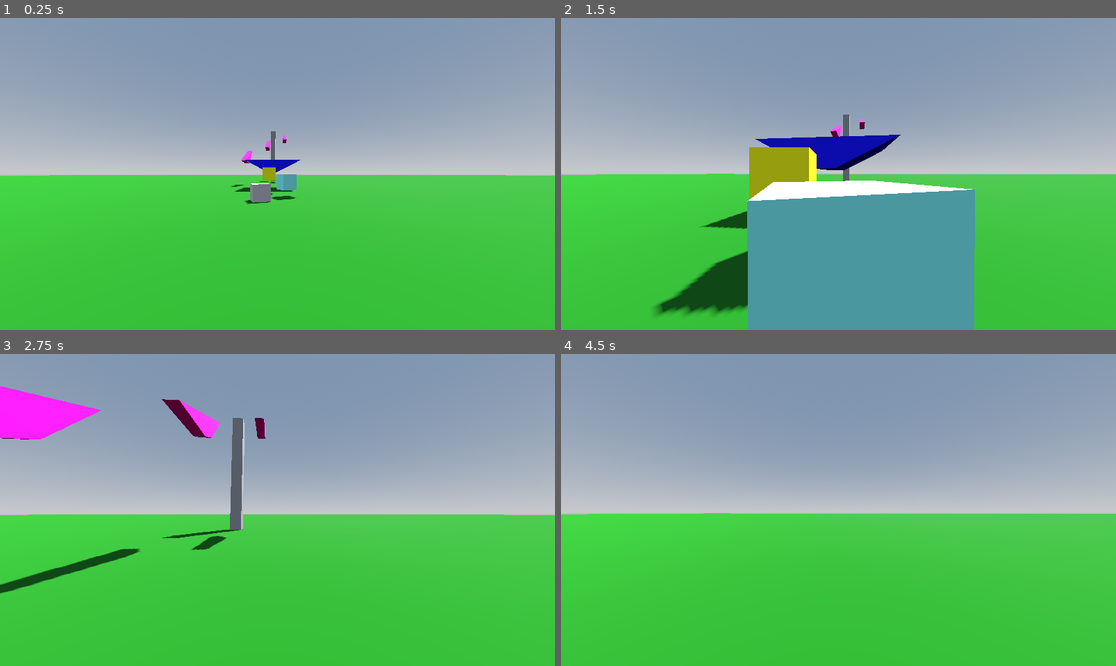
Above: before the commit, frames 1-4 (two rows, left to right).
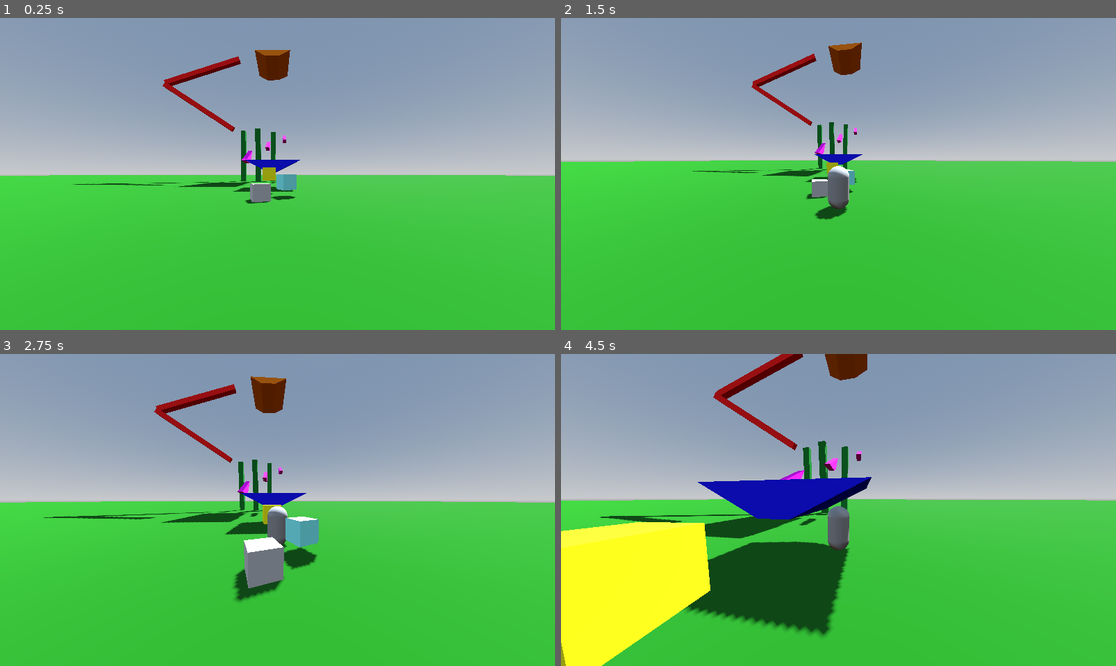
Above: after the commit, the same moments.

Repository: TaylorC6/game-design-II
Game: Godot game, scene res://Practice/scene_3d.tscn
Same seed, same stepped clock (60 frames per second), same inputs: the game is played once before the commit and once after it. The project has no main scene, so this scene is started directly.
Inputs (mouse positions are in pixels of both pictures, inside the frame that each line leads up to):
- Up to frame 1 (0.25 s): no input
- Up to frame 2 (1.5 s): tap Enter (ui_accept) at 0.5, 0.77 s; move the mouse to (866, 174) at 0.52 s; hold Shift (sprint) 0.53-1.28 s; hold Up (ui_up) from 0.53 s (still down); tap V (change_camera) at 0.6 s; move the mouse to (810, 174) at 1.27 s; tap Shift (sprint) at 1.35 s
- Up to frame 3 (2.75 s): keep holding Up (ui_up); tap Enter (ui_accept) at 1.52 s; tap V (change_camera) at 1.55, 2.1 s; move the mouse to (288, 503) at 2.02 s; hold Shift (sprint) from 2.03 s (still down)
- Up to frame 4 (4.5 s): keep holding Up (ui_up); move the mouse to (832, 516) at 2.77 s; release Shift (sprint) at 2.78 s; tap Shift (sprint) at 2.85, 4.35 s; tap Enter (ui_accept) at 3.02, 3.77 s; tap V (change_camera) at 3.05, 3.6 s; move the mouse to (877, 513) at 3.52 s; hold Shift (sprint) 3.53-4.28 s; move the mouse to (794, 506) at 4.27 s

The runs differ from the first frame. In frame 1, 1.8% of the frame differs, in the area x 13-54%, y 10-60%; in frame 2, 29%, in the area x 0-100%, y 7-100%; in frame 3, 13%; in frame 4, 26%.

Commit message:
3rd person

Diff:
--- a/Practice/player_3d.gd
+++ b/Practice/player_3d.gd
@@ -1,13 +1,21 @@
 extends CharacterBody3D
 
+const WALK_SPEED = 5.0
+const SPRINT_SPEED = 7.5
+var speed = WALK_SPEED
+const JUMP_VELOCITY = 4.5
 
-var speed = 5.0
-const JUMP_VELOCITY = 4.5
+
+var FOV_CHANGE = 1.0
 
 const CAM_SENSITIVITY = 0.03
 @onready var camera = $Head/Camera3D
+@onready var camera_arm = $SpringArm3D
+@onready var camera_pos = camera.position
+@onready var BASE_FOV = camera.fov
 
 var first_person = true
+
 
 const BOB_FREQ = 2.7
 const BOB_AMP = 0.06
@@ -24,6 +32,10 @@
 			self.rotate_y(-event.relative.x * (CAM_SENSITIVITY / 15.0))
 			camera.rotate_x(-event.relative.y * (CAM_SENSITIVITY / 15.0))
 			camera.rotation.x = clamp(camera.rotation.x, deg_to_rad(-40), deg_to_rad(60))
+		else:
+			self.rotate_y(-event.relative.x * (CAM_SENSITIVITY / 15.0))
+			camera_arm.rotate_x(-event.relative.y * (CAM_SENSITIVITY / 15.0))
+			camera_arm.rotation.x = clamp(camera_arm.rotation.x, deg_to_rad(-75), deg_to_rad(75))
 
 func _physics_process(delta: float) -> void:
 	if Input.is_action_just_pressed("ui_cancel"):
@@ -31,6 +43,17 @@
 			Input.set_mouse_mode(Input.MOUSE_MODE_VISIBLE)
 		else:
 			Input.set_mouse_mode(Input.MOUSE_MODE_CAPTURED)
+
+	if Input.is_action_just_pressed("change_camera"): # V
+		toggle_camera_parent()
+
+	if Input.is_action_pressed("sprint"):
+		speed = SPRINT_SPEED
+		FOV_CHANGE = 2.0
+
+	else:
+		speed = WALK_SPEED
+		FOV_CHANGE = 1.0
 
 	# Add the gravity.
 	if not is_on_floor():
@@ -45,20 +68,35 @@
 	var input_dir := Input.get_vector("ui_left", "ui_right", "ui_up", "ui_down")
 	var direction := (transform.basis * Vector3(input_dir.x, 0, input_dir.y)).normalized()
 	if direction:
+		# TODO: Walk/Run Anim
 		velocity.x = direction.x * speed
 		velocity.z = direction.z * speed
 	else:
 		velocity.x = move_toward(velocity.x, 0, speed)
 		velocity.z = move_toward(velocity.z, 0, speed)
 
-	if Input.is_action_just_pressed("sprint"):
-		speed = 10
+	var velocity_clamped = clamp(velocity.length(), 0.5, speed * 2.0)
+	var target_fov = BASE_FOV + FOV_CHANGE * velocity_clamped
+	camera.fov = lerp(camera.fov, target_fov, delta * 8.6)
 
 	t_bob += delta * velocity.length() * float(is_on_floor())
 	camera.transform.origin = headbob(t_bob)
 
 	move_and_slide()
 
+func toggle_camera_parent():
+	var parent = "Head"
+	if first_person:
+		parent = "SpringArm3D"
+		# TODO: Model Visible
+	var child = camera
+	child.get_parent().remove_child(child)
+	get_node(parent).add_child(child)
+	camera = child
+	if not first_person:
+		camera.position = camera_pos
+		# TODO: Model Invis
+	first_person = not first_person
 
 func headbob(time):
 	var pos = Vector3.ZERO
--- /dev/null
+++ b/Practice/player_3d.tscn
@@ -0,0 +1,28 @@
+[gd_scene load_steps=4 format=3 uid="uid://b4migi0ol3kpg"]
+
+[ext_resource type="Script" path="res://Practice/player_3d.gd" id="1_jsqo1"]
+
+[sub_resource type="CapsuleMesh" id="CapsuleMesh_h1ouo"]
+
+[sub_resource type="CapsuleShape3D" id="CapsuleShape3D_tghps"]
+height = 1.98259
+
+[node name="Player3d" type="CharacterBody3D"]
+script = ExtResource("1_jsqo1")
+
+[node name="MeshInstance3D" type="MeshInstance3D" parent="."]
+mesh = SubResource("CapsuleMesh_h1ouo")
+
+[node name="CollisionShape3D" type="CollisionShape3D" parent="."]
+shape = SubResource("CapsuleShape3D_tghps")
+
+[node name="SpringArm3D" type="SpringArm3D" parent="."]
+transform = Transform3D(1, 0, 0, 0, 0.994522, 0.104528, 0, -0.104528, 0.994522, 0, 0.6, 0)
+spring_length = 6.0
+
+[node name="Head" type="Node3D" parent="."]
+transform = Transform3D(1, 0, 0, 0, 1, 0, 0, 0, 1, 0, 0.532161, 0)
+
+[node name="Camera3D" type="Camera3D" parent="Head"]
+current = true
+fov = 90.0
--- a/Practice/scene_3d.tscn
+++ b/Practice/scene_3d.tscn
@@ -1,6 +1,6 @@
-[gd_scene load_steps=14 format=3 uid="uid://1gkpwy53fp1o"]
+[gd_scene load_steps=15 format=3 uid="uid://1gkpwy53fp1o"]
 
-[ext_resource type="Script" path="res://Practice/player_3d.gd" id="1_jgacb"]
+[ext_resource type="PackedScene" uid="uid://b4migi0ol3kpg" path="res://Practice/player_3d.tscn" id="1_wb6nm"]
 
 [sub_resource type="ProceduralSkyMaterial" id="ProceduralSkyMaterial_jrb7e"]
 sky_horizon_color = Color(0.64625, 0.65575, 0.67075, 1)
@@ -36,10 +36,14 @@
 [sub_resource type="StandardMaterial3D" id="StandardMaterial3D_dogiu"]
 albedo_color = Color(1, 0, 1, 1)
 
-[sub_resource type="CapsuleMesh" id="CapsuleMesh_h1ouo"]
+[sub_resource type="StandardMaterial3D" id="StandardMaterial3D_cv52p"]
+albedo_color = Color(0, 0.513726, 0.168627, 1)
 
-[sub_resource type="CapsuleShape3D" id="CapsuleShape3D_tghps"]
-height = 1.98259
+[sub_resource type="StandardMaterial3D" id="StandardMaterial3D_qd3fx"]
+albedo_color = Color(1, 0.0666667, 0.0705882, 1)
+
+[sub_resource type="StandardMaterial3D" id="StandardMaterial3D_5onpj"]
+albedo_color = Color(1, 0.533333, 0.0470588, 1)
 
 [node name="scene_3d" type="Node3D"]
 
@@ -54,70 +58,88 @@
 use_collision = true
 mesh = SubResource("PlaneMesh_q71s0")
 
-[node name="CSGBox3D" type="CSGBox3D" parent="."]
+[node name="Blocks" type="CSGBox3D" parent="."]
 transform = Transform3D(0.952177, 0, 0.305546, 0, 1, 0, -0.305546, 0, 0.952177, -0.939882, 0.46205, -8.94503)
 use_collision = true
 material = SubResource("StandardMaterial3D_2dk2x")
 
-[node name="CSGBox3D2" type="CSGBox3D" parent="."]
+[node name="Blocks2" type="CSGBox3D" parent="."]
 transform = Transform3D(0.428588, 0, -0.9035, 0, 1, 0, 0.9035, 0, 0.428588, 0.657979, 0.994839, -10.3812)
 use_collision = true
 material = SubResource("StandardMaterial3D_lh0qa")
 
-[node name="CSGBox3D3" type="CSGBox3D" parent="."]
+[node name="Blocks3" type="CSGBox3D" parent="."]
 transform = Transform3D(0.13089, 0, -0.991397, 0, 1, 0, 0.991397, 0, 0.13089, -0.6184, 1.50886, -12.2798)
 use_collision = true
 material = SubResource("StandardMaterial3D_rfuer")
 
-[node name="CSGPolygon3D" type="CSGPolygon3D" parent="."]
+[node name="Blue" type="CSGPolygon3D" parent="."]
 transform = Transform3D(1, 0, 0, 0, 1, 0, 0, 0, 1, -0.985627, 1.76225, -14.6968)
 use_collision = true
 polygon = PackedVector2Array(0, 0, -2.02823, 1.08276, 3.18051, 1.08947, 1, 0)
 depth = 4.0
 material = SubResource("StandardMaterial3D_4abq1")
 
-[node name="CSGPolygon3D2" type="CSGPolygon3D" parent="."]
+[node name="Pink" type="CSGPolygon3D" parent="."]
 transform = Transform3D(-0.00703357, 0, -0.999975, -0.378252, 0.925699, 0.00266053, 0.925676, 0.378261, -0.00651097, -4.57124, 3.45925, -23.2002)
 use_collision = true
 polygon = PackedVector2Array(0, 0, -2.02823, 1.08276, 3.18051, 1.08947, 1, 0)
 depth = 0.63
 material = SubResource("StandardMaterial3D_dogiu")
 
-[node name="CSGPolygon3D3" type="CSGPolygon3D" parent="."]
+[node name="Pink2" type="CSGPolygon3D" parent="."]
 transform = Transform3D(-0.00703357, 0, -0.999975, -0.378252, 0.925699, 0.00266053, 0.925676, 0.378261, -0.00651097, -1.89492, 5.98814, -28.1276)
 use_collision = true
 polygon = PackedVector2Array(0, 0, -2.02823, 1.08276, 3.18051, 1.08947, 1, 0)
 depth = 0.63
 material = SubResource("StandardMaterial3D_dogiu")
 
-[node name="CSGPolygon3D4" type="CSGPolygon3D" parent="."]
+[node name="Pink3" type="CSGPolygon3D" parent="."]
 transform = Transform3D(-0.00703357, 0, -0.999975, -0.378252, 0.925699, 0.00266053, 0.925676, 0.378261, -0.00651097, 1.17301, 8.23833, -32.7358)
 use_collision = true
 polygon = PackedVector2Array(0, 0, -2.02823, 1.08276, 3.18051, 1.08947, 1, 0)
 depth = 0.63
 material = SubResource("StandardMaterial3D_dogiu")
 
-[node name="CSGPolygon3D5" type="CSGPolygon3D" parent="."]
+[node name="Green" type="CSGPolygon3D" parent="."]
 transform = Transform3D(1, 0, 0, 0, 0.0807556, -0.996734, 0, 0.996734, 0.0807556, -1.39227, -5.98566, -33.6217)
 use_collision = true
 depth = 16.76
+material = SubResource("StandardMaterial3D_cv52p")
 
-[node name="Player3d" type="CharacterBody3D" parent="."]
-transform = Transform3D(1, 0, 0, 0, 1, 0, 0, 0, 1, 0, 1.27065, 0)
-script = ExtResource("1_jgacb")
+[node name="Green2" type="CSGPolygon3D" parent="."]
+transform = Transform3D(1, 0, 0, 0, -0.115197, -0.993343, 0, 0.993343, -0.115197, -4.39302, -5.98566, -33.6217)
+use_collision = true
+depth = 16.76
+material = SubResource("StandardMaterial3D_cv52p")
 
-[node name="MeshInstance3D" type="MeshInstance3D" parent="Player3d"]
-mesh = SubResource("CapsuleMesh_h1ouo")
+[node name="Green3" type="CSGPolygon3D" parent="."]
+transform = Transform3D(1, 0, 0, 0, -0.0538174, -0.998551, 0, 0.998551, -0.0538174, -7.76165, -5.98566, -34.8044)
+use_collision = true
+depth = 16.76
+material = SubResource("StandardMaterial3D_cv52p")
 
-[node name="CollisionShape3D" type="CollisionShape3D" parent="Player3d"]
-shape = SubResource("CapsuleShape3D_tghps")
+[node name="Red" type="CSGPolygon3D" parent="."]
+transform = Transform3D(0.54521, 0.0429381, 0.837199, 0.8383, -0.0279259, -0.544494, 0, 0.998687, -0.0512205, -9.80033, 10.7413, -33.9665)
+use_collision = true
+depth = 16.76
+material = SubResource("StandardMaterial3D_qd3fx")
 
-[node name="Head" type="Node3D" parent="Player3d"]
-transform = Transform3D(1, 0, 0, 0, 1, 0, 0, 0, 1, 0, 0.532161, 0)
+[node name="Red2" type="CSGPolygon3D" parent="."]
+transform = Transform3D(-0.343332, 0.048107, 0.937981, 0.939214, 0.0175856, 0.342881, 0, 0.998687, -0.0512205, -8.22429, 26.3807, -34.9169)
+use_collision = true
+depth = 16.76
+material = SubResource("StandardMaterial3D_qd3fx")
 
-[node name="Camera3D" type="Camera3D" parent="Player3d/Head"]
-current = true
-fov = 90.0
+[node name="Blue2" type="CSGPolygon3D" parent="."]
+transform = Transform3D(1, 0, 0, 0, 1, 0, 0, 0, 1, -2.4432, 25.1436, -30.8744)
+use_collision = true
+polygon = PackedVector2Array(0, 0, -2.02823, 1.08276, 5.01788, 1.08677, 2.85812, 0.0342064)
+depth = 8.12
+material = SubResource("StandardMaterial3D_5onpj")
+
+[node name="Player3d" parent="." instance=ExtResource("1_wb6nm")]
+transform = Transform3D(1, 0, 0, 0, 1, 0, 0, 0, 1, 0, 1.03098, 0)
 
 [node name="Camera3D" type="Camera3D" parent="."]
 transform = Transform3D(0.646882, -0.60723, 0.461319, -0.00162166, 0.603841, 0.797103, -0.762588, -0.51638, 0.389629, 4.10379, 5.83205, 3.81948)
